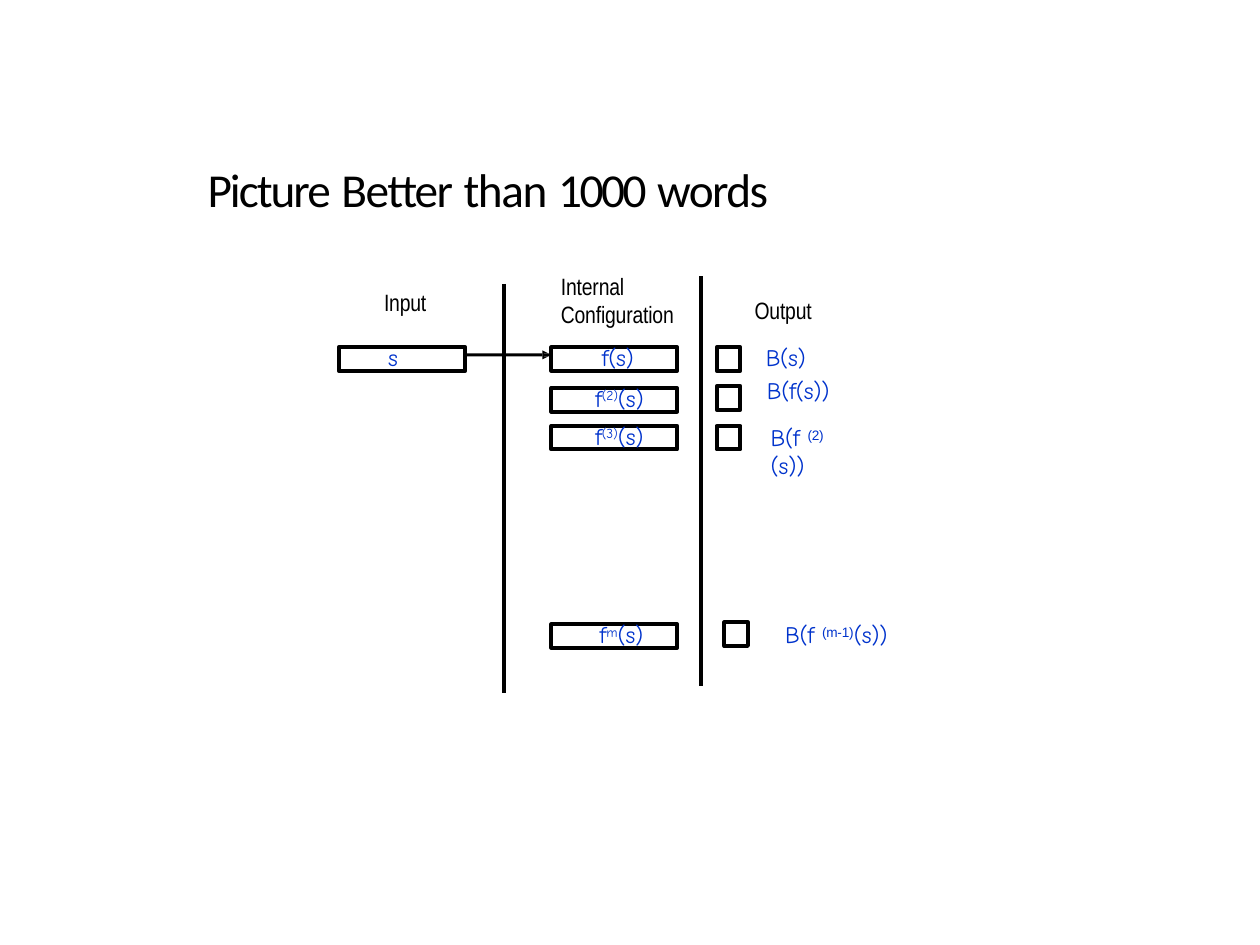
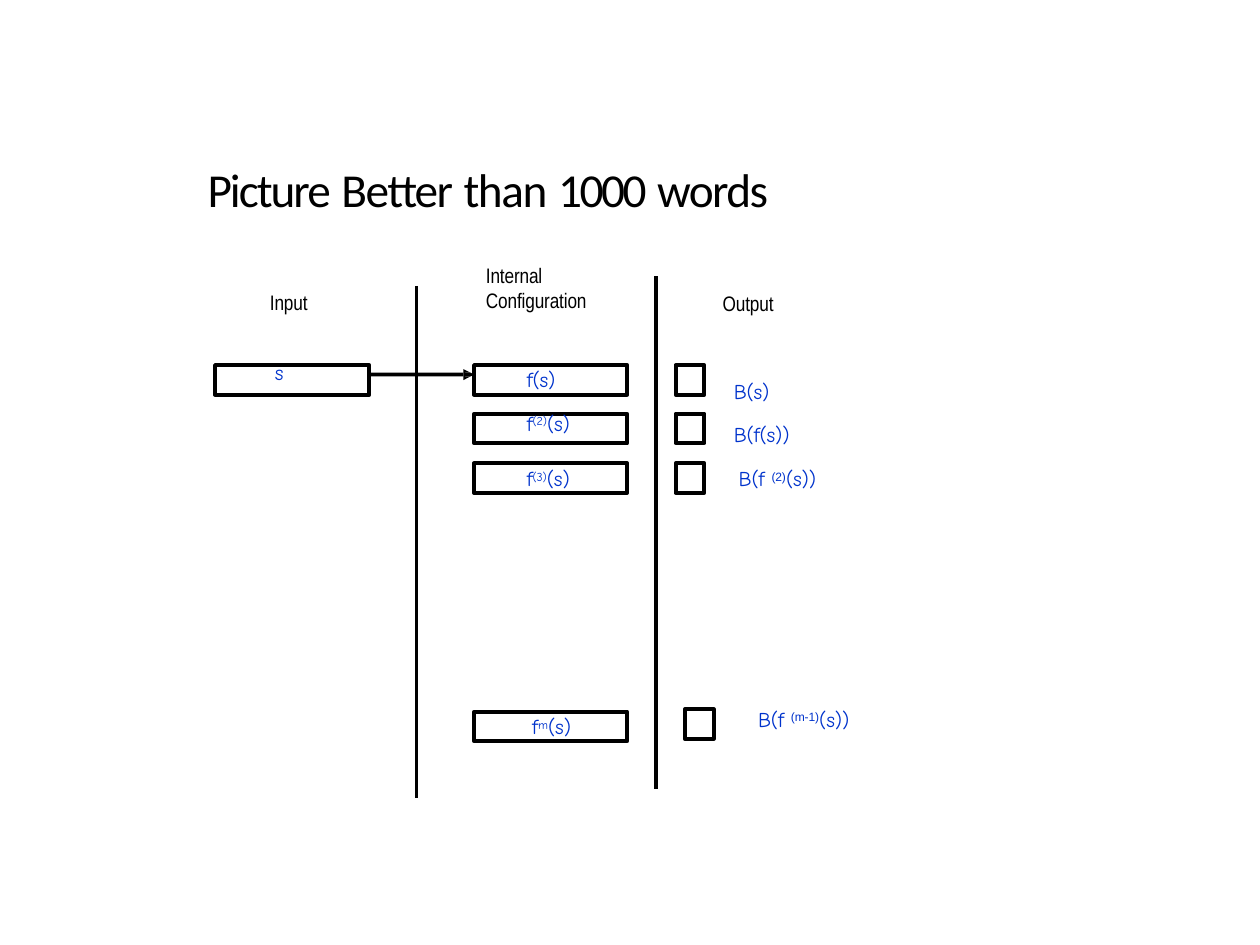
Before and after one commit to mit6875/mit6875.github.io, a slide deck: slide 54 of Slides-2026/lec2.pptx. Drawn at 1260x945 pixels with LibreOffice and Linux fonts; fonts in the diff are those of the drawing. Boxes give left, top, right and bottom in pixels: in the first picture for what was removed or moved away, otherwise in the second. Text is boxed around its words. In the diff, an @@ line names an element or a change of style, - is before the commit and + after.

Commit message:
Update lec2 slides

```diff
--- a/Slides-2026/lec2.pptx
+++ b/Slides-2026/lec2.pptx
@@ text "Internal Configuration": place and size @@
-text "Internal Configuration" at [561,278,674,373]
+text "Internal Configuration" at [486,267,587,395]
@@ text "Input": place and size @@
-text "Input" at [384,294,426,316]
+text "Input" at [270,295,308,315]
@@ freeform shape: place and size @@
-freeform shape at [504,284,504,693]
+freeform shape at [417,286,417,798]
@@ freeform shape: place and size @@
-freeform shape at [701,276,701,685]
+freeform shape at [656,276,656,788]
@@ text "Output": place and size @@
-text "Output" at [755,302,830,449]
+text "Output" at [723,296,790,488]
@@ text at [723,296,774,488]: size 13.5 to 12 pt in "Output", "B(f (2)(s))" @@
@@ text "s": place and size @@
-text "s" at [388,346,398,373]
+text "s" at [275,363,284,380]
@@ freeform shape: place and size @@
-freeform shape at [339,348,466,372]
+freeform shape at [215,365,369,396]
@@ freeform shape: place and size @@
-freeform shape at [465,350,551,359]
+freeform shape at [369,369,474,381]
@@ freeform shape: place and size @@
-freeform shape at [552,348,678,372]
+freeform shape at [474,365,627,396]
@@ freeform shape: place and size @@
-freeform shape at [717,348,741,372]
+freeform shape at [675,365,704,396]
@@ text at [734,382,790,445]: text changed; size 13.5 to 12 pt @@
-B(s) B(f(s))
+B(s)
+B(f(s))
@@ freeform shape: place and size @@
-freeform shape at [552,388,678,412]
+freeform shape at [474,413,627,444]
@@ text "f(2)(s)": place and size @@
-text "f(2)(s)" at [595,387,644,414]
+text "f(2)(s)" at [739,469,816,489]
@@ freeform shape: place and size @@
-freeform shape at [717,386,741,410]
+freeform shape at [675,413,704,444]
@@ freeform shape: place and size @@
-freeform shape at [552,426,678,450]
+freeform shape at [474,464,627,494]
@@ text "f(3)(s)": place and size @@
-text "f(3)(s)" at [595,425,644,451]
+text "f(3)(s)" at [527,469,570,494]
@@ freeform shape: place and size @@
-freeform shape at [717,426,741,450]
+freeform shape at [675,464,704,494]
@@ freeform shape: place and size @@
-freeform shape at [552,624,678,648]
+freeform shape at [474,712,627,742]
@@ size 13.5 to 12 pt in 7 elements at [486,267,587,395], [739,469,816,489], [527,469,570,494], [270,295,308,315], [275,363,284,380], [758,710,849,730], [548,717,571,742] @@
@@ text "fm(s)": place and size @@
-text "fm(s)" at [618,623,644,650]
+text "fm(s)" at [548,717,571,742]
@@ freeform shape: place and size @@
-freeform shape at [724,622,748,646]
+freeform shape at [685,709,714,740]
@@ text "B(f (m-1)(s))": place and size @@
-text "B(f (m-1)(s))" at [785,624,888,646]
+text "B(f (m-1)(s))" at [758,710,849,730]
```
Also in this commit, not shown: 6 other slides changed, 1 slide added, 1 slide removed.
